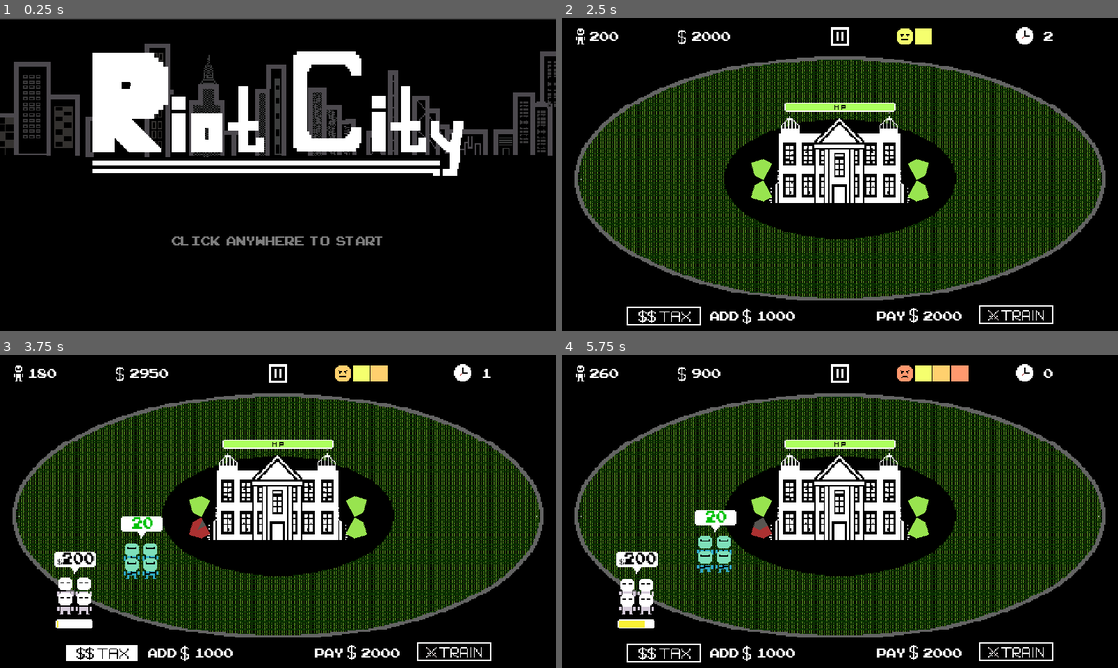
Above: before the commit, frames 1-4 (two rows, left to right).
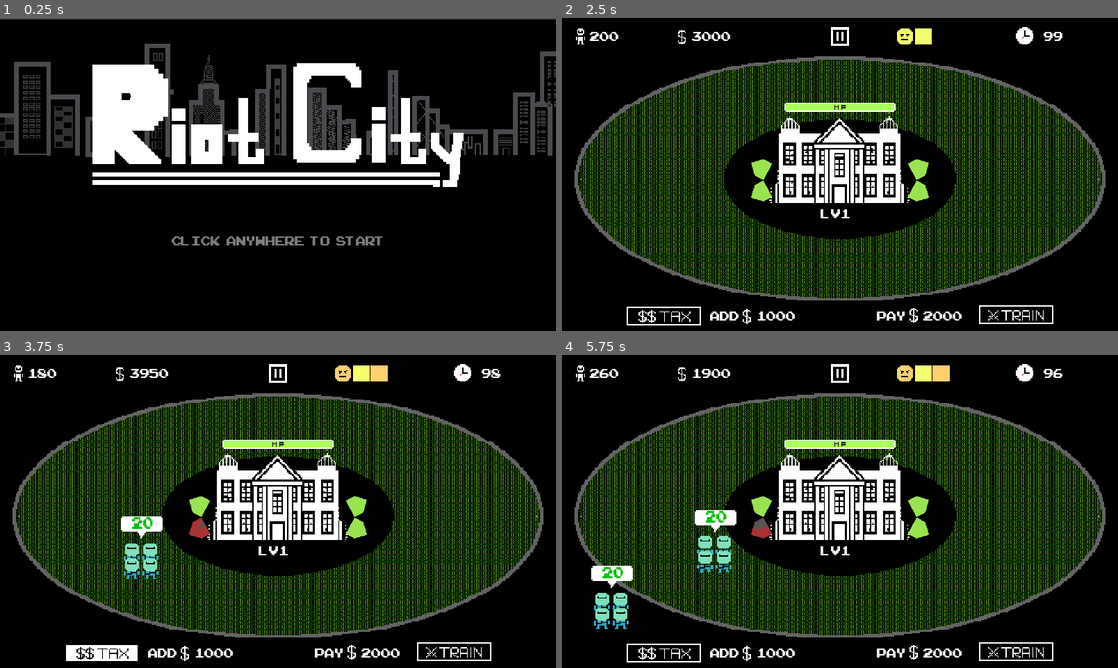
Above: after the commit, the same moments.

Repository: metalboyrick/riot-city-game
Game: Godot game, scene res://levels/main.tscn
Two runs of this game, one before a commit and one after it. Both use one fixed random seed, a clock stepped at 60 frames per second and the inputs below. Sound files missing from this copy of the repository are replaced by a short silence.
Inputs (mouse positions are in pixels of both pictures, inside the frame that each line leads up to):
- Up to frame 1 (0.25 s): no input
- Up to frame 2 (2.5 s): tap Enter at 0.5, 1.25, 2 s; move the mouse to (962, 158) at 0.52 s; click (962, 158) at 0.67 s; move the mouse to (728, 190) at 1.27 s; click (728, 190) at 1.42 s; move the mouse to (895, 105) at 2.02 s; click (895, 105) at 2.17 s
- Up to frame 3 (3.75 s): click (194, 530) at 2.77 s; click (100, 655) at 3.5 s
- Up to frame 4 (5.75 s): click (1017, 655) at 4.25 s; click (756, 530) at 5.02 s

The runs differ from the first frame. In frame 1, 7.9% of the frame differs, in the area x 16-84%, y 10-54%; in frame 2, 0.1%; in frame 3, 1.2%; in frame 4, 2.2%.

Commit message:
added levels

Diff:
--- a/actors/mob/mob.tscn
+++ b/actors/mob/mob.tscn
@@ -33,51 +33,53 @@
 atlas = ExtResource( 2 )
 region = Rect2( 160, 0, 32, 32 )
 
-[sub_resource type="AtlasTexture" id=9]
+[sub_resource type="AtlasTexture" id=7]
 atlas = ExtResource( 3 )
 region = Rect2( 0, 0, 32, 32 )
 
-[sub_resource type="AtlasTexture" id=10]
+[sub_resource type="AtlasTexture" id=8]
 atlas = ExtResource( 3 )
 region = Rect2( 32, 0, 32, 32 )
 
-[sub_resource type="AtlasTexture" id=11]
+[sub_resource type="AtlasTexture" id=9]
 atlas = ExtResource( 3 )
 region = Rect2( 64, 0, 32, 32 )
 
-[sub_resource type="AtlasTexture" id=12]
+[sub_resource type="AtlasTexture" id=10]
 atlas = ExtResource( 3 )
 region = Rect2( 96, 0, 32, 32 )
 
-[sub_resource type="AtlasTexture" id=13]
+[sub_resource type="AtlasTexture" id=11]
 atlas = ExtResource( 3 )
 region = Rect2( 128, 0, 32, 32 )
 
-[sub_resource type="AtlasTexture" id=14]
+[sub_resource type="AtlasTexture" id=12]
 atlas = ExtResource( 3 )
 region = Rect2( 160, 0, 32, 32 )
 
-[sub_resource type="SpriteFrames" id=7]
+[sub_resource type="SpriteFrames" id=13]
 animations = [ {
 "frames": [ SubResource( 1 ), SubResource( 2 ), SubResource( 3 ), SubResource( 4 ), SubResource( 5 ), SubResource( 6 ) ],
 "loop": true,
 "name": "default",
 "speed": 5.0
 }, {
-"frames": [ SubResource( 9 ), SubResource( 10 ), SubResource( 11 ), SubResource( 12 ), SubResource( 13 ), SubResource( 14 ) ],
+"frames": [ SubResource( 7 ), SubResource( 8 ), SubResource( 9 ), SubResource( 10 ), SubResource( 11 ), SubResource( 12 ) ],
 "loop": true,
 "name": "angry",
 "speed": 5.0
 } ]
 
-[sub_resource type="DynamicFont" id=15]
+[sub_resource type="DynamicFont" id=14]
 size = 14
 font_data = ExtResource( 7 )
 
-[sub_resource type="RectangleShape2D" id=8]
+[sub_resource type="RectangleShape2D" id=15]
 extents = Vector2( 8, 8 )
 
-[node name="Mob" type="KinematicBody2D"]
+[node name="Mob" type="KinematicBody2D" groups=[
+"mob",
+]]
 input_pickable = true
 script = ExtResource( 1 )
 SPEED = 1.0
@@ -85,8 +87,8 @@
 
 [node name="AnimatedSprite" type="AnimatedSprite" parent="."]
 position = Vector2( 0.33371, 4.76837e-07 )
-frames = SubResource( 7 )
-frame = 4
+frames = SubResource( 13 )
+frame = 1
 speed_scale = 2.0
 playing = true
 
--- a/actors/soldier/soldier.tscn
+++ b/actors/soldier/soldier.tscn
@@ -44,7 +44,9 @@
 size = 14
 font_data = ExtResource( 4 )
 
-[node name="Soldier" type="KinematicBody2D"]
+[node name="Soldier" type="KinematicBody2D" groups=[
+"soldier",
+]]
 script = ExtResource( 1 )
 SPEED = 0.75
 
--- /dev/null
+++ b/levels/level_1/level_1.tscn
@@ -0,0 +1,17 @@
+[gd_scene load_steps=2 format=2]
+
+[ext_resource path="res://levels/level_base/level.tscn" type="PackedScene" id=1]
+
+[node name="Level" instance=ExtResource( 1 )]
+SPAWN_INTERVAL_LOW = 6.0
+SPAWN_INTERVAL_HIGH = 10.0
+MONEY = 3000
+DEFAULT_CALM = 5.0
+CENTRAL_HEALTH = 250
+TIME = 100
+
+[editable path="Path"]
+[editable path="Path2"]
+[editable path="Path3"]
+[editable path="Path4"]
+[editable path="CentralBuilding"]
--- /dev/null
+++ b/levels/level_2/level_2.tscn
@@ -0,0 +1,17 @@
+[gd_scene load_steps=2 format=2]
+
+[ext_resource path="res://levels/level_base/level.tscn" type="PackedScene" id=1]
+
+[node name="Level" instance=ExtResource( 1 )]
+LEVEL = 2
+SPAWN_INTERVAL_LOW = 5.0
+SPAWN_INTERVAL_HIGH = 8.0
+MONEY = 3000
+CENTRAL_HEALTH = 250
+TIME = 100
+
+[editable path="Path"]
+[editable path="Path2"]
+[editable path="Path3"]
+[editable path="Path4"]
+[editable path="CentralBuilding"]
--- /dev/null
+++ b/levels/level_3/level_3.tscn
@@ -0,0 +1,18 @@
+[gd_scene load_steps=2 format=2]
+
+[ext_resource path="res://levels/level_base/level.tscn" type="PackedScene" id=1]
+
+[node name="Level" instance=ExtResource( 1 )]
+LEVEL = 3
+SPAWN_INTERVAL_LOW = 5.0
+SPAWN_INTERVAL_HIGH = 8.0
+MONEY = 3000
+DEFAULT_CALM = 4.0
+CENTRAL_HEALTH = 250
+TIME = 80
+
+[editable path="Path"]
+[editable path="Path2"]
+[editable path="Path3"]
+[editable path="Path4"]
+[editable path="CentralBuilding"]
--- a/levels/level_base/level.gd
+++ b/levels/level_base/level.gd
@@ -73,6 +73,7 @@
 	n_health_bar.max_value = CENTRAL_HEALTH
 	n_tax_label.text = str(TAX_VALUE)
 	n_train_label.text = str(TRAINING_COST)
+	$GUI/LevelLabel.text = "LV" + str(LEVEL)
 
 
 	update_money(MONEY)
@@ -293,10 +294,14 @@
 func _on_AnimationPlayer_animation_finished(anim_name):
 
 	if is_next_lvl:
-		get_tree().change_scene("res://levels/main.tscn")
+		if LEVEL== 3:
+			get_tree().change_scene("res://levels/main.tscn")
+		else:
+			get_tree().change_scene("res://levels/level_" + str(LEVEL + 1)  + "/level_" + str(LEVEL + 1) + ".tscn")
 
 	if is_quit:
 		get_tree().change_scene("res://levels/main.tscn")
+
 
 
 # win
--- a/levels/level_base/level.tscn
+++ b/levels/level_base/level.tscn
@@ -329,6 +329,17 @@
 "_edit_use_anchors_": false
 }
 
+[node name="LevelLabel" type="Label" parent="GUI"]
+margin_left = 224.0
+margin_top = 160.0
+margin_right = 264.0
+margin_bottom = 177.0
+custom_fonts/font = SubResource( 3 )
+text = "LV1"
+__meta__ = {
+"_edit_use_anchors_": false
+}
+
 [node name="AddLabel2" type="Label" parent="GUI"]
 margin_left = 272.0
 margin_top = 248.0
--- a/levels/main.gd
+++ b/levels/main.gd
@@ -29,4 +29,5 @@
 
 
 func _on_AnimationPlayer_animation_finished(anim_name):
-	get_tree().change_scene("res://levels/level_base/level.tscn")
+#	get_tree().change_scene("res://levels/level_base/level.tscn")
+	get_tree().change_scene("res://levels/level_1/level_1.tscn")
--- a/levels/main.tscn
+++ b/levels/main.tscn
@@ -86,6 +86,7 @@
 [node name="AnimatedSprite" type="AnimatedSprite" parent="."]
 position = Vector2( 240, 136 )
 frames = SubResource( 9 )
+frame = 3
 playing = true
 __meta__ = {
 "_edit_lock_": true
Not shown: 3 places in actors/mob/mob.tscn that only renumber resources
Not shown, added: assets/music/main_gameplay_theme.ogg.import
Not shown, added: assets/music/title_theme.ogg.import
Not shown, added: assets/music/win_theme.ogg.import
